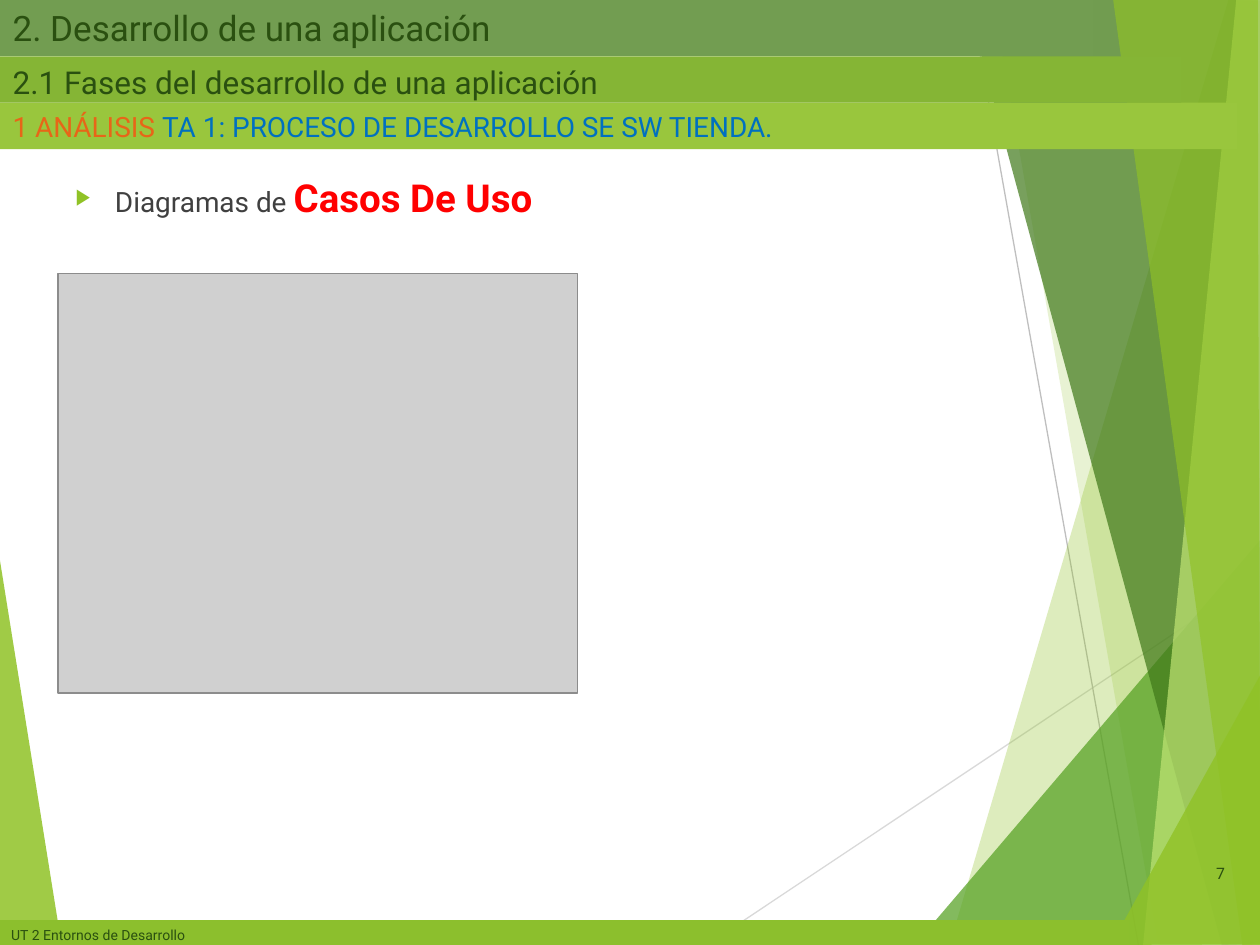
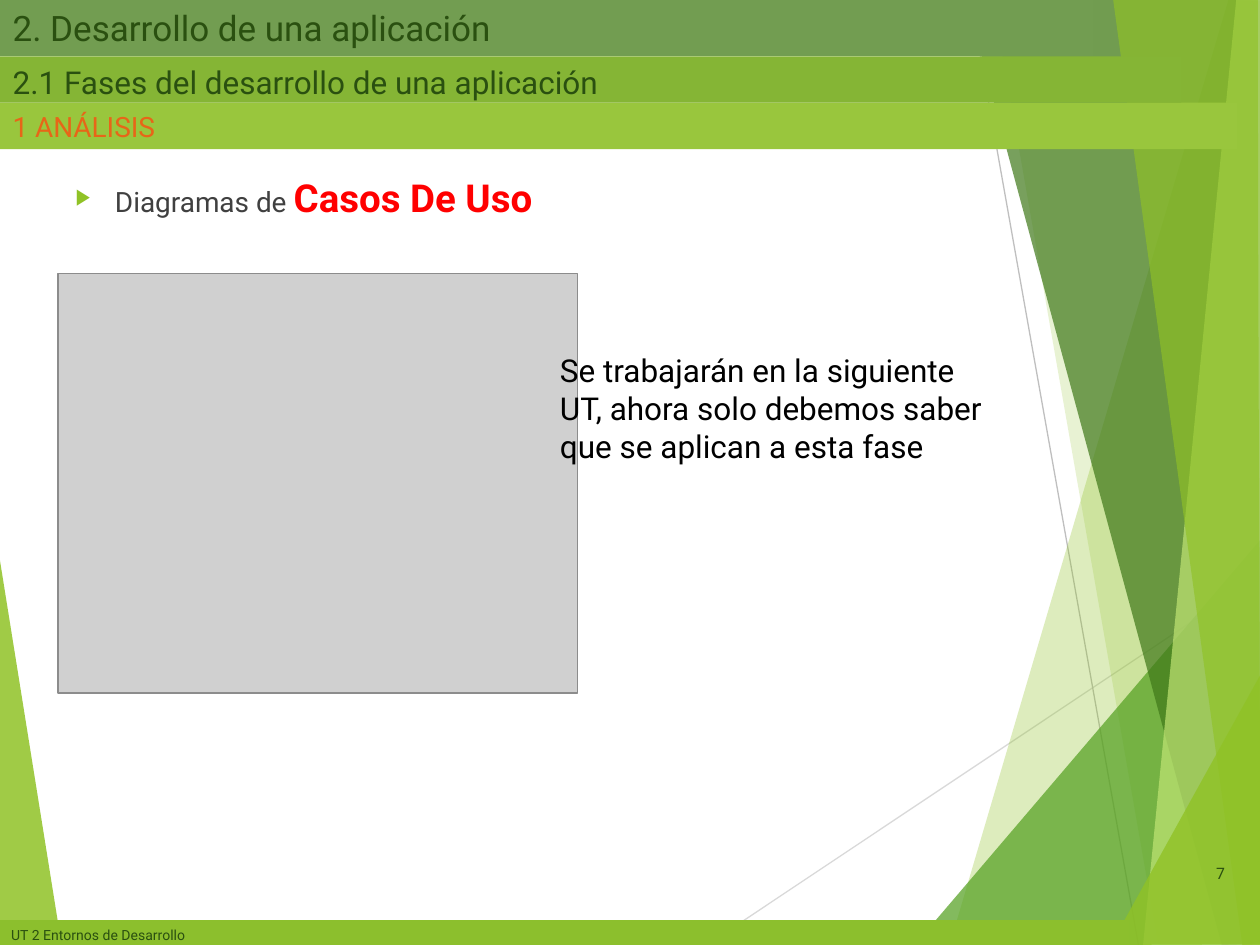
Before and after one commit to miGUITel/ED, a slide deck: slide 7 of 00 PRESENTACIONES compartida alumnos/ED01b - Ingeniería de software.pptx. Drawn at 1260x945 pixels with LibreOffice and Linux fonts; fonts in the diff are those of the drawing; grey boxes stand for pictures. Boxes give left, top, right and bottom in pixels: in the first picture for what was removed or moved away, otherwise in the second. Text is boxed around its words. In the diff, an @@ line names an element or a change of style, - is before the commit and + after.

```diff
--- a/00 PRESENTACIONES compartida alumnos/ED01b - Ingeniería de software.pptx
+++ b/00 PRESENTACIONES compartida alumnos/ED01b - Ingeniería de software.pptx
@@ text at (x1=13, y1=112, x2=155, y2=137): text changed; text colour #0070C0 to #E76618 @@
-1 ANÁLISIS TA 1: PROCESO DE DESARROLLO SE SW TIENDA.
+1 ANÁLISIS
@@ text added at (x1=560, y1=354, x2=981, y2=465), 18 pt, text #000000 @@
+Se trabajarán en la siguiente UT, ahora solo debemos saber que se aplican a esta fase
```
Also in this commit, not shown: 3 other slides changed, 3 other files.
